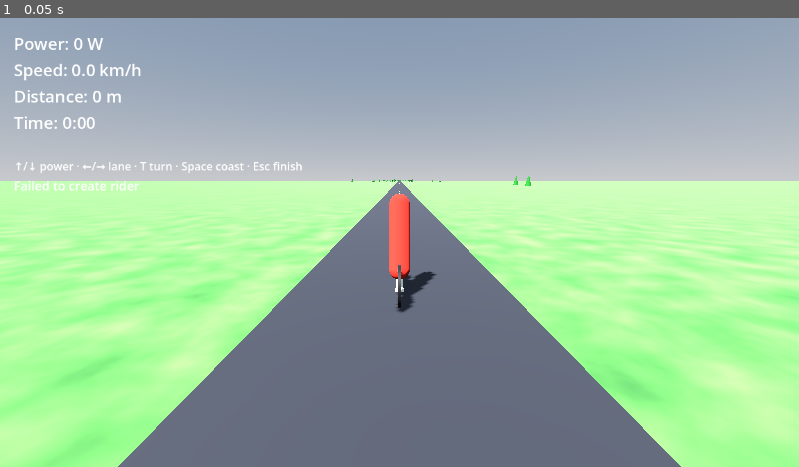
Above: before the commit, frame 1.
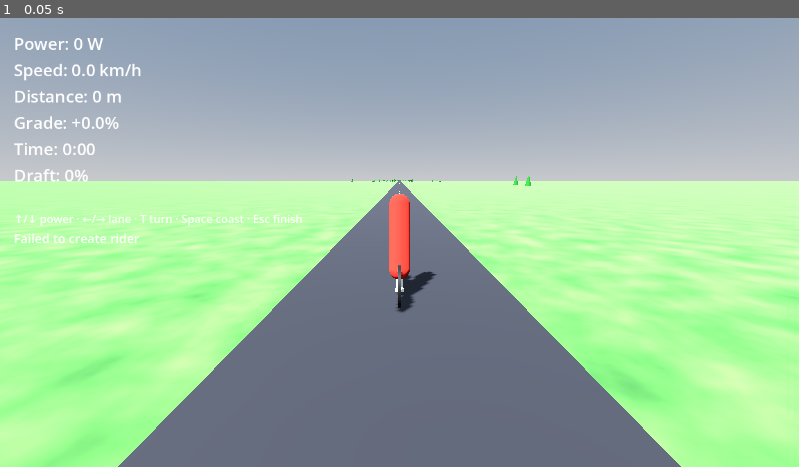
Above: after the commit, the same moment.

Repository: vincentdavis/gotta-bike-fast
Game: Godot game, scene res://scenes/ride.tscn
Same seed, same stepped clock (60 frames per second), same inputs: the game is played once before the commit and once after it. This scene is started directly instead of the project's main scene.
Inputs:
- Up to frame 1 (0.05 s): no input

The runs differ from the first frame. In frame 1, 1.1% of the frame differs, in the area x 1-38%, y 21-51%.

Commit message:
Phase 3a Godot - drafting, course picker, ghost smoothing, grade HUD
Drafting: cycling.gd mirrors the backend's draft_multiplier; ride
controller scans ghosts each tick and computes a multiplier based
on the nearest rider directly ahead within 10 m forward and 2 m
lateral (max 35% CdA saving, scaled by RideSettings).

Course picker: modal panel at session start lists every course
returned by the API; selection drives the ride.

Ghost smoothing: dead-reckon each ghost from its last known
position + velocity, then lerp the visual node toward that target
each frame. First state snaps so ghosts do not slide in from world
origin. Eliminates the 10 Hz snap-jerks.

HUD: new Draft metric (white at 0%, cyan when active) and Grade
metric (signed percent, updated per tick from the elevation profile).

Co-Authored-By: Claude Opus 4.7 (1M context) <noreply@anthropic.com>

Diff:
--- a/scenes/hud.tscn
+++ b/scenes/hud.tscn
@@ -24,8 +24,16 @@
 text = "Distance: 0 m"
 theme_override_font_sizes/font_size = 24
 
+[node name="GradeLabel" type="Label" parent="VBox"]
+text = "Grade: +0.0%"
+theme_override_font_sizes/font_size = 24
+
 [node name="TimeLabel" type="Label" parent="VBox"]
 text = "Time: 0:00"
+theme_override_font_sizes/font_size = 24
+
+[node name="DraftLabel" type="Label" parent="VBox"]
+text = "Draft: 0%"
 theme_override_font_sizes/font_size = 24
 
 [node name="CourseLabel" type="Label" parent="VBox"]
--- a/scripts/physics/cycling.gd
+++ b/scripts/physics/cycling.gd
@@ -15,12 +15,13 @@
 	gradient: float,
 	kit: PhysicsKit,
 	dt_s: float,
+	draft_multiplier: float = 1.0,
 ) -> float:
 	if dt_s <= 0.0:
 		return velocity_mps
 
 	var m: float = kit.total_mass_kg()
-	var cda: float = kit.total_cda_m2()
+	var cda: float = kit.total_cda_m2() * draft_multiplier
 	var crr: float = kit.effective_crr()
 	var g: float = kit.settings.gravity_mps2
 	var rho: float = kit.settings.air_density_kgpm3
--- a/scripts/ui/hud.gd
+++ b/scripts/ui/hud.gd
@@ -3,7 +3,9 @@
 @onready var power_label: Label = $VBox/PowerLabel
 @onready var speed_label: Label = $VBox/SpeedLabel
 @onready var distance_label: Label = $VBox/DistanceLabel
+@onready var grade_label: Label = $VBox/GradeLabel
 @onready var time_label: Label = $VBox/TimeLabel
+@onready var draft_label: Label = $VBox/DraftLabel
 @onready var course_label: Label = $VBox/CourseLabel
 @onready var status_label: Label = $VBox/StatusLabel
 
@@ -23,11 +25,24 @@
 		distance_label.text = "Distance: %d m" % int(m)
 
 
+func set_grade(percent: float) -> void:
+	grade_label.text = "Grade: %+.1f%%" % percent
+
+
 func set_elapsed(s: float) -> void:
 	var total: int = int(s)
 	var minutes: int = total / 60
 	var seconds: int = total % 60
 	time_label.text = "Time: %d:%02d" % [minutes, seconds]
+
+
+func set_draft(savings_pct: int) -> void:
+	draft_label.text = "Draft: %d%%" % savings_pct
+	# Tint cyan when actively drafting, white otherwise.
+	if savings_pct > 0:
+		draft_label.add_theme_color_override("font_color", Color(0.4, 0.85, 1.0))
+	else:
+		draft_label.remove_theme_color_override("font_color")
 
 
 func set_course(name: String, length_m: float) -> void:
--- a/scripts/world/ride_controller.gd
+++ b/scripts/world/ride_controller.gd
@@ -16,6 +16,9 @@
 const WORLD_STATE_HZ := 10.0  # outbound multiplayer state rate
 const PLAYER_COLOR := Color(0.85, 0.20, 0.15)
 const GHOST_COLOR := Color(0.15, 0.40, 0.85)
+const DRAFT_MAX_DISTANCE_M := 10.0
+const DRAFT_MAX_LATERAL_M := 2.0
+const DRAFT_FULL_REDUCTION := 0.35  # max CdA savings at perfect draft
 
 var rider_node: Node3D
 var camera: Camera3D
@@ -39,7 +42,13 @@
 var _flush_accum_s: float = 0.0
 
 var _ghosts: Dictionary = {}  # rider_id (String) -> Node3D
+var _ghost_targets: Dictionary = {}  # rider_id -> {pos, velocity, yaw, t_ms}
 var _world_state_accum_s: float = 0.0
+
+const GHOST_SMOOTH_RATE := 10.0  # higher = snappier, lower = smoother but more lag
+const GHOST_DEAD_RECKON_CAP_S := 1.0  # stop extrapolating after this much silence
+
+signal _course_picked(course: Dictionary)
 
 
 func _ready() -> void:
@@ -316,9 +325,10 @@
 		hud.set_status("No courses available")
 		return
 
-	var first: Dictionary = courses[0]
-	hud.set_status("Loading %s…" % first["name"])
-	var detail: Dictionary = await ApiClient.get_course(str(first["id"]))
+	hud.set_status("")
+	var chosen: Dictionary = await _pick_course(courses)
+	hud.set_status("Loading %s…" % chosen["name"])
+	var detail: Dictionary = await ApiClient.get_course(str(chosen["id"]))
 	if detail.is_empty():
 		hud.set_status("Failed to load course")
 		return
@@ -348,6 +358,57 @@
 	await get_tree().create_timer(1.5).timeout
 	if is_riding:
 		hud.set_status("")
+
+
+# --- Course picker ---
+
+func _pick_course(courses: Array) -> Dictionary:
+	var canvas := CanvasLayer.new()
+	add_child(canvas)
+
+	var bg := ColorRect.new()
+	bg.color = Color(0.0, 0.0, 0.0, 0.65)
+	bg.set_anchors_preset(Control.PRESET_FULL_RECT)
+	canvas.add_child(bg)
+
+	var center := CenterContainer.new()
+	center.set_anchors_preset(Control.PRESET_FULL_RECT)
+	canvas.add_child(center)
+
+	var panel := PanelContainer.new()
+	center.add_child(panel)
+
+	var margin := MarginContainer.new()
+	margin.add_theme_constant_override("margin_left", 24)
+	margin.add_theme_constant_override("margin_right", 24)
+	margin.add_theme_constant_override("margin_top", 18)
+	margin.add_theme_constant_override("margin_bottom", 18)
+	panel.add_child(margin)
+
+	var vbox := VBoxContainer.new()
+	vbox.add_theme_constant_override("separation", 12)
+	margin.add_child(vbox)
+
+	var title := Label.new()
+	title.text = "Choose a course"
+	title.add_theme_font_size_override("font_size", 28)
+	title.horizontal_alignment = HORIZONTAL_ALIGNMENT_CENTER
+	vbox.add_child(title)
+
+	for c in courses:
+		var btn := Button.new()
+		var name: String = str(c.get("name", "Unnamed"))
+		var length_km: float = float(c.get("length_m", 0.0)) / 1000.0
+		btn.text = "%s · %.1f km" % [name, length_km]
+		btn.add_theme_font_size_override("font_size", 22)
+		btn.custom_minimum_size = Vector2(340, 0)
+		var captured: Dictionary = c
+		btn.pressed.connect(func() -> void: _course_picked.emit(captured))
+		vbox.add_child(btn)
+
+	var picked: Dictionary = await _course_picked
+	canvas.queue_free()
+	return picked
 
 
 # --- Input ---
@@ -366,6 +427,7 @@
 
 
 func _process(delta: float) -> void:
+	_update_ghost_visuals(delta)
 	if not is_riding:
 		return
 	if Input.is_key_pressed(KEY_UP):
@@ -381,8 +443,9 @@
 		return
 
 	var gradient := _gradient_at_distance(distance_m)
+	var draft_mult := _compute_draft_multiplier()
 	velocity_mps = CyclingPhysics.step_velocity(
-		target_power_w, velocity_mps, gradient, kit, delta
+		target_power_w, velocity_mps, gradient, kit, delta, draft_mult
 	)
 	distance_m += velocity_mps * delta
 	elapsed_s += delta
@@ -441,7 +504,40 @@
 	hud.set_power(target_power_w)
 	hud.set_speed(velocity_mps)
 	hud.set_distance(distance_m)
+	hud.set_grade(gradient * 100.0)
 	hud.set_elapsed(elapsed_s)
+	hud.set_draft(int(round((1.0 - draft_mult) * 100.0)))
+
+
+# --- Drafting ---
+
+func _compute_draft_multiplier() -> float:
+	if _ghosts.is_empty():
+		return 1.0
+
+	# Direction "forward" in world Z based on heading.
+	var forward_z: float = -1.0 if heading == 1 else 1.0
+	var my_pos := rider_node.global_position
+	var best_savings := 0.0
+
+	for rid in _ghosts:
+		var ghost: Node3D = _ghosts[rid]
+		var ghost_pos := ghost.global_position
+		# How far ahead (positive = ahead, negative = behind).
+		var dz := (ghost_pos.z - my_pos.z) * forward_z
+		if dz <= 0.0 or dz > DRAFT_MAX_DISTANCE_M:
+			continue
+		var dx := absf(ghost_pos.x - my_pos.x)
+		if dx > DRAFT_MAX_LATERAL_M:
+			continue
+		var distance_factor := 1.0 - dz / DRAFT_MAX_DISTANCE_M
+		var lateral_factor := 1.0 - dx / DRAFT_MAX_LATERAL_M
+		var savings := distance_factor * lateral_factor
+		if savings > best_savings:
+			best_savings = savings
+
+	var global_factor: float = kit.settings.draft_strength_factor
+	return 1.0 - best_savings * DRAFT_FULL_REDUCTION * global_factor
 
 
 # --- Course profile lookup (gradient at distance, looping) ---
@@ -524,7 +620,7 @@
 		_spawn_ghost(rid)
 		var state = r.get("state", {})
 		if state is Dictionary and not state.is_empty():
-			_apply_ghost_state(rid, state)
+			_record_ghost_state(rid, state, true)
 
 
 func _on_rider_joined(rider_id: String, _display_name: String) -> void:
@@ -534,17 +630,20 @@
 
 
 func _on_rider_left(rider_id: String) -> void:
-	if not _ghosts.has(rider_id):
-		return
-	var node: Node3D = _ghosts[rider_id]
-	node.queue_free()
-	_ghosts.erase(rider_id)
+	if _ghosts.has(rider_id):
+		_ghosts[rider_id].queue_free()
+		_ghosts.erase(rider_id)
+	_ghost_targets.erase(rider_id)
 
 
 func _on_rider_state(rider_id: String, state: Dictionary) -> void:
 	if not _ghosts.has(rider_id):
 		_spawn_ghost(rider_id)
-	_apply_ghost_state(rider_id, state)
+	# First state for this ghost: snap into place (avoids a visible slide
+	# from world origin). Subsequent states only update the target; _process
+	# lerps the visual node toward it.
+	var snap := not _ghost_targets.has(rider_id)
+	_record_ghost_state(rider_id, state, snap)
 
 
 func _spawn_ghost(rider_id: String) -> void:
@@ -557,14 +656,37 @@
 	_ghosts[rider_id] = ghost
 
 
-func _apply_ghost_state(rider_id: String, state: Dictionary) -> void:
+func _record_ghost_state(rider_id: String, state: Dictionary, snap: bool) -> void:
 	if not _ghosts.has(rider_id):
 		return
-	var ghost: Node3D = _ghosts[rider_id]
-	ghost.global_position = Vector3(
-		float(state.get("x", 0.0)),
-		0.0,
-		float(state.get("z", 0.0)),
-	)
-	var ghost_heading := int(state.get("heading", 1))
-	ghost.rotation.y = 0.0 if ghost_heading == 1 else PI
+	var pos := Vector3(float(state.get("x", 0.0)), 0.0, float(state.get("z", 0.0)))
+	var h: int = int(state.get("heading", 1))
+	var speed: float = float(state.get("speed_mps", 0.0))
+	var velocity := Vector3(0.0, 0.0, speed * (-1.0 if h == 1 else 1.0))
+	var yaw: float = 0.0 if h == 1 else PI
+	_ghost_targets[rider_id] = {
+		"pos": pos,
+		"velocity": velocity,
+		"yaw": yaw,
+		"t_ms": Time.get_ticks_msec(),
+	}
+	if snap:
+		var ghost: Node3D = _ghosts[rider_id]
+		ghost.global_position = pos
+		ghost.rotation.y = yaw
+
+
+func _update_ghost_visuals(delta: float) -> void:
+	if _ghost_targets.is_empty():
+		return
+	var now_ms: int = Time.get_ticks_msec()
+	var smoothing: float = clampf(GHOST_SMOOTH_RATE * delta, 0.0, 1.0)
+	for rid in _ghost_targets:
+		if not _ghosts.has(rid):
+			continue
+		var ghost: Node3D = _ghosts[rid]
+		var t: Dictionary = _ghost_targets[rid]
+		var elapsed: float = minf(float(now_ms - int(t["t_ms"])) / 1000.0, GHOST_DEAD_RECKON_CAP_S)
+		var predicted_pos: Vector3 = t["pos"] + t["velocity"] * elapsed
+		ghost.global_position = ghost.global_position.lerp(predicted_pos, smoothing)
+		ghost.rotation.y = lerp_angle(ghost.rotation.y, t["yaw"], smoothing)
